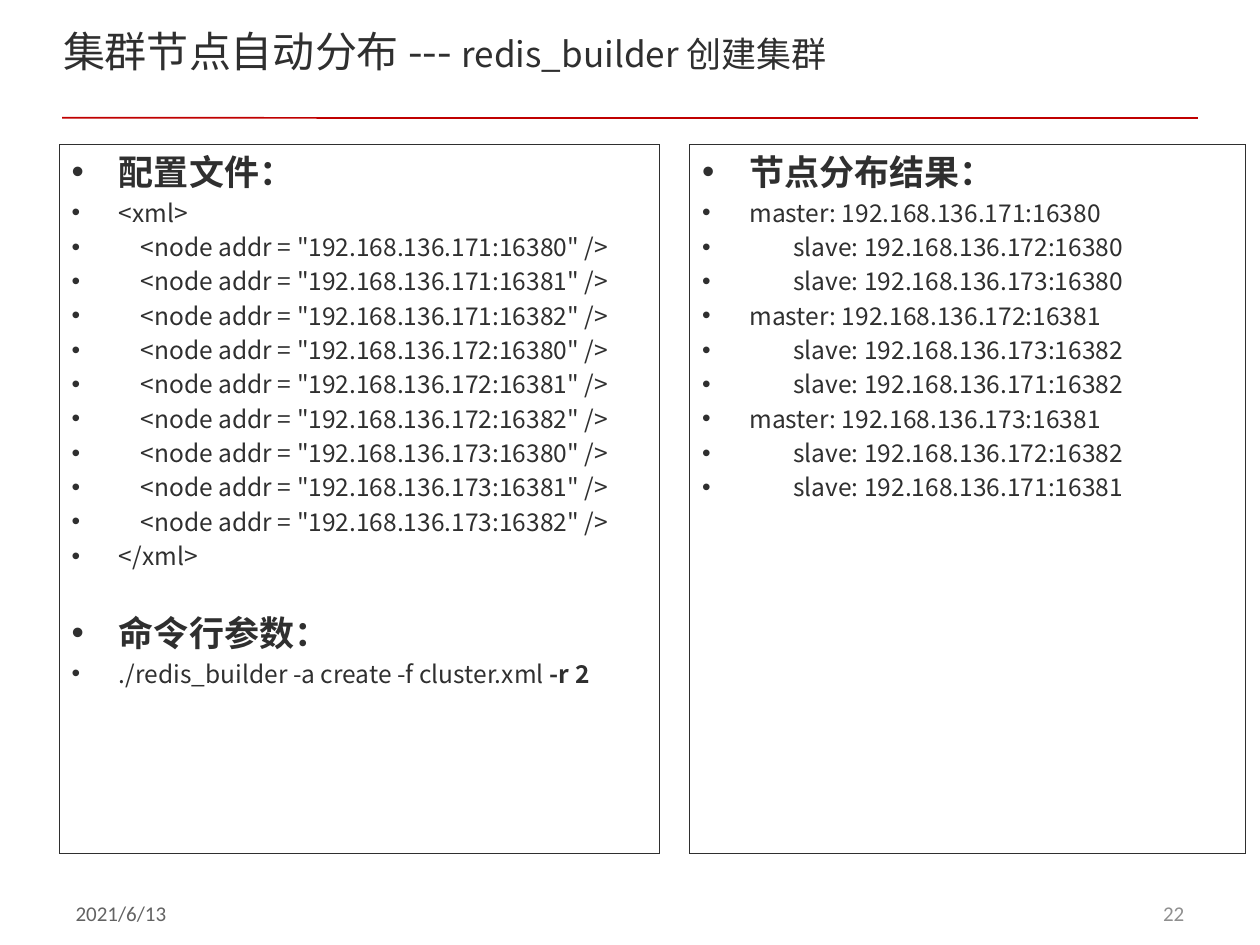
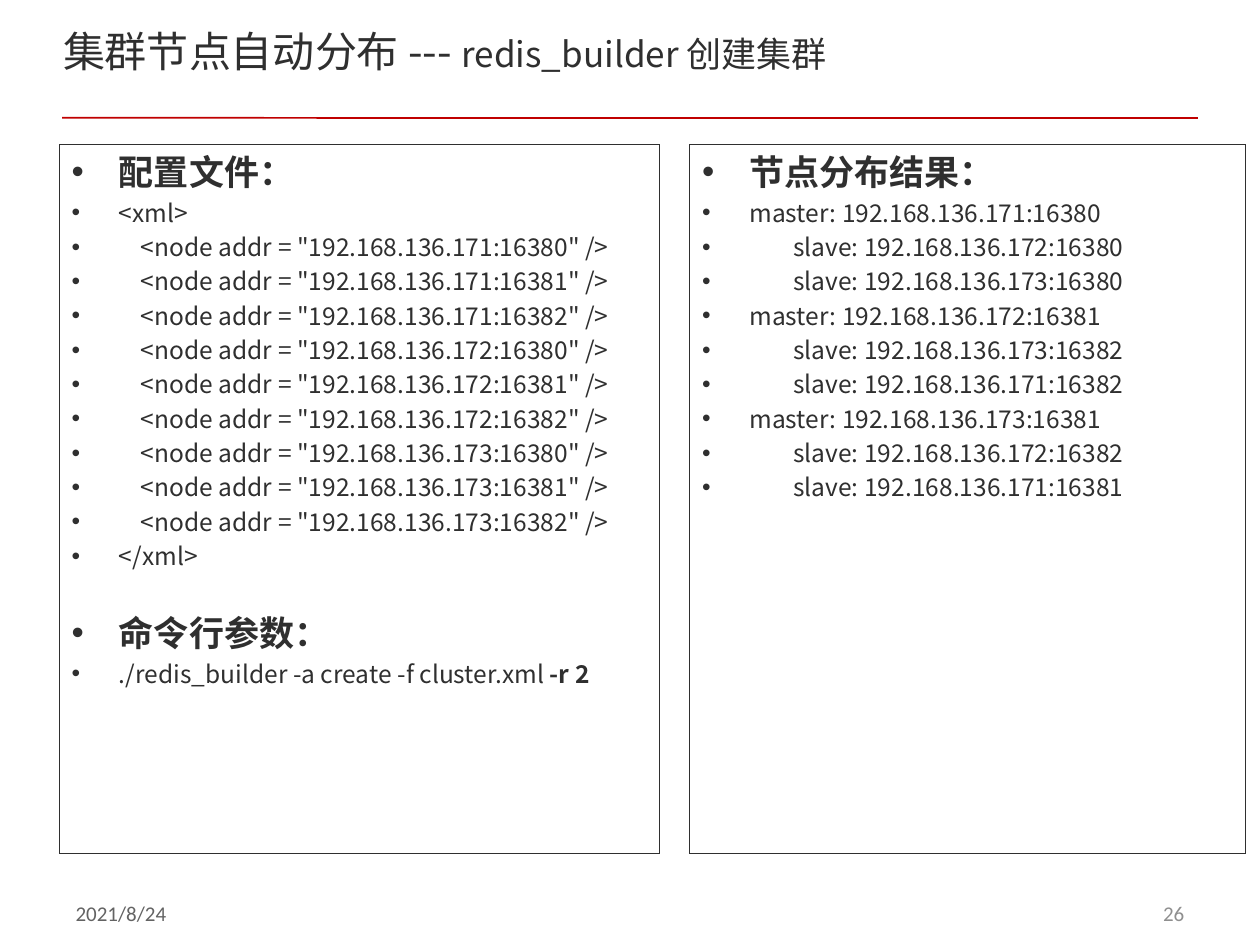
Before and after one commit to acl-dev/acl, a slide deck: slide 26 of doc/redis_cluster.pptx (slide 22 before the commit). Drawn at 1260x945 pixels with LibreOffice and Linux fonts; fonts in the diff are those of the drawing. Boxes give left, top, right and bottom in pixels: in the first picture for what was removed or moved away, otherwise in the second. Text is boxed around its words. In the diff, an @@ line names an element or a change of style, - is before the commit and + after.

Commit message:
add some contents in redis_cluster.pptx

```diff
--- a/doc/redis_cluster.pptx
+++ b/doc/redis_cluster.pptx
@@ text at box(76, 906, 167, 922): text changed @@
-2021/6/13
+2021/8/24
@@ page number at box(1163, 907, 1184, 921): text changed @@
-22
+26
```
Also in this commit, not shown: 26 other slides changed, 4 slides added.
